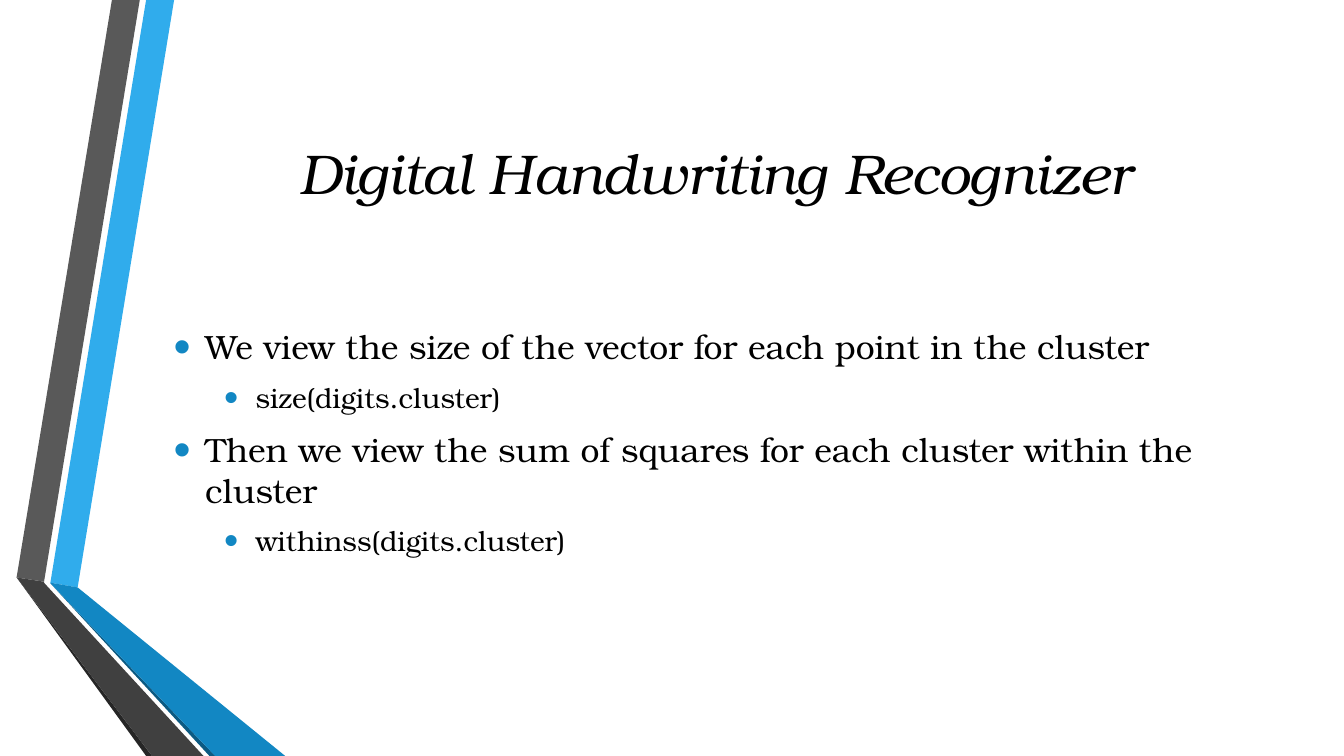
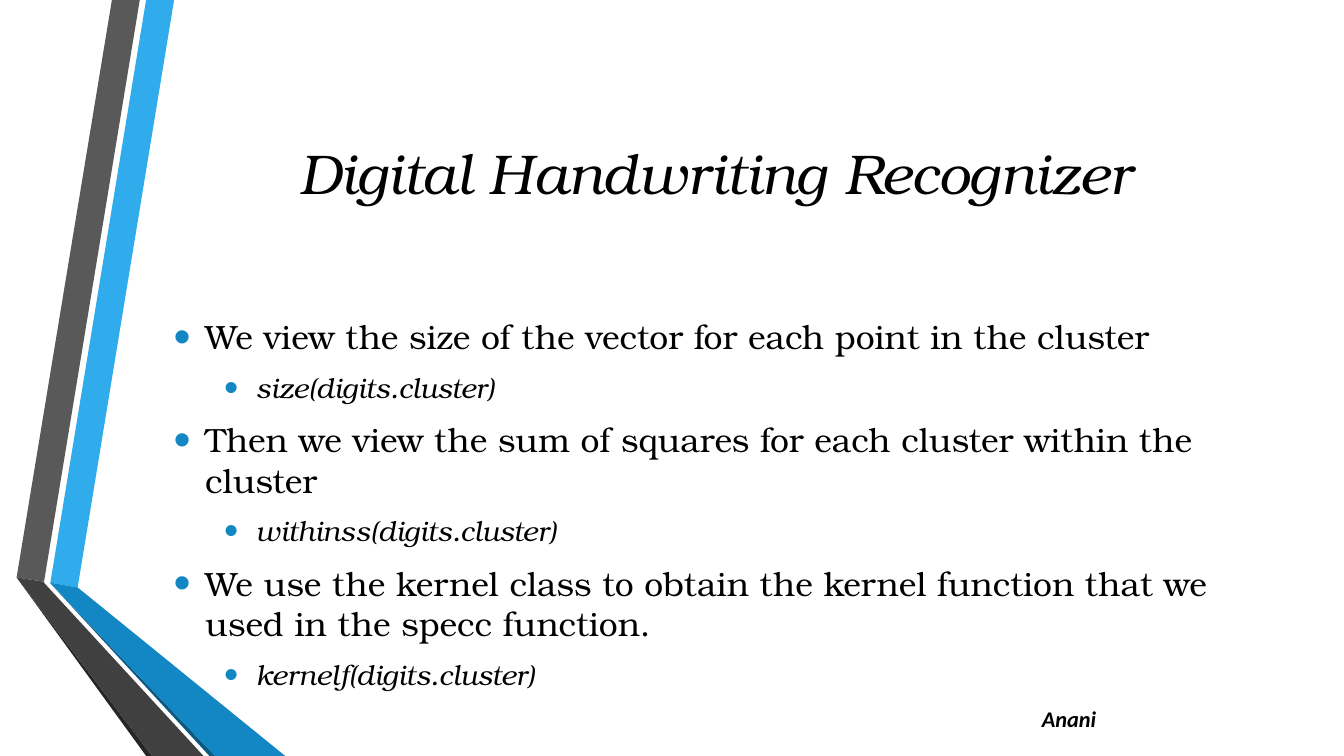
Before and after one commit to julielinx/Final-_Project, a slide deck: slide 12 of Presentation1.pptx (slide 4 before the commit). Drawn at 1344x756 pixels with LibreOffice and Linux fonts; fonts in the diff are those of the drawing; background and template pictures are left out. Boxes give left, top, right and bottom in pixels: in the first picture for what was removed or moved away, otherwise in the second. Text is boxed around its words. In the diff, an @@ line names an element or a change of style, - is before the commit and + after.

```diff
--- a/Presentation1.pptx
+++ b/Presentation1.pptx
@@ text at bbox=[256, 378, 557, 547]: italic on in "size(digits.cluster)", "withinss(digits.cluster)" @@
@@ text at bbox=[205, 571, 1207, 691]: paragraphs added @@
+• We use the kernel class to obtain the kernel function that we used in the specc function.
+  • kernelf(digits.cluster)
@@ text added at bbox=[1042, 711, 1096, 727], 16 pt, text #000000, bold, italic @@
+Anani
```
Also in this commit, not shown: 2 other slides changed, 10 slides added.
